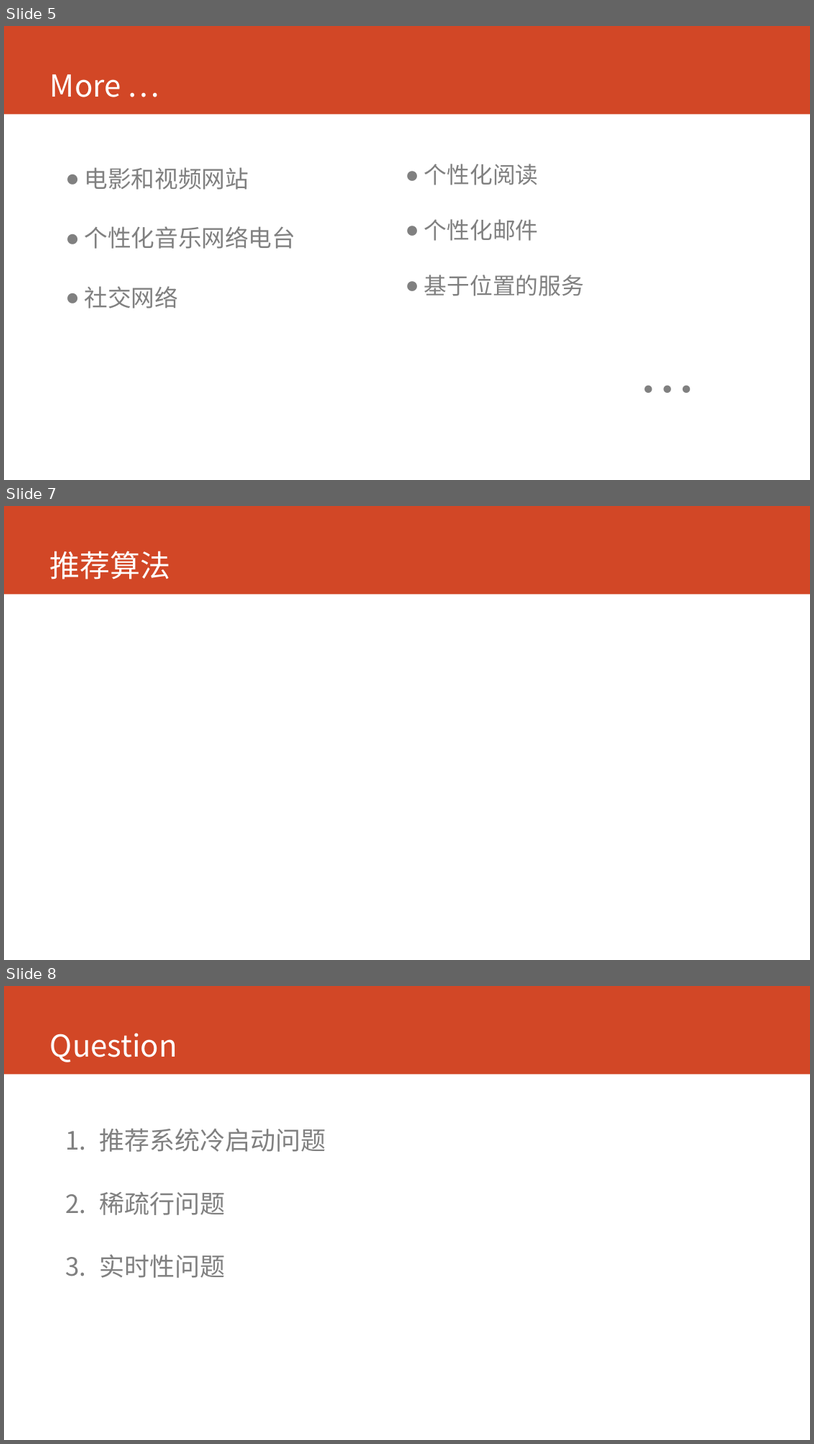
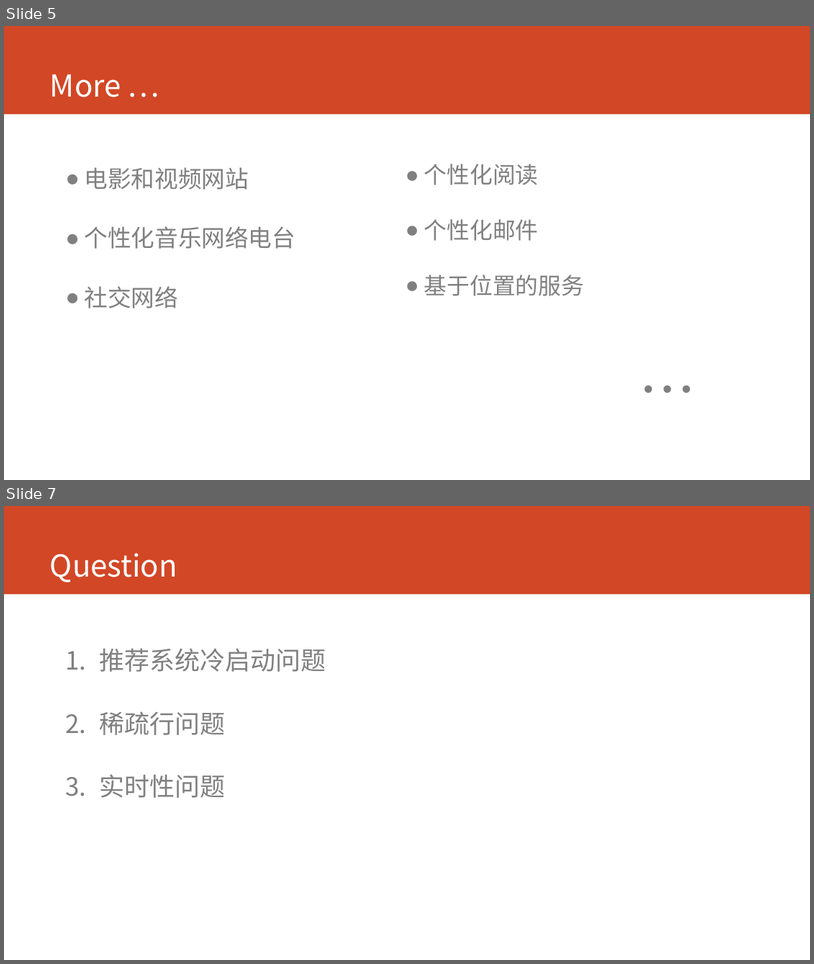
Before and after one commit to gitsoftsun/GraduationThesis, a slide deck: document/开题阶段/picture/团购商品个性化推荐系统的设计.pptx. Shown one above the other, each under a label of ours: slides 5, 7 and 8 before the commit, slides 5 and 7 after it; the slides between them are not shown. The pictures are 814x1444 and 814x964 pixels, drawn with LibreOffice and Linux fonts; fonts in the diff are those of the drawing. Boxes give left, top, right and bottom in pixels: in the first picture for what was removed or moved away, otherwise in the second. Text is boxed around its words. In the diff, an @@ line names an element or a change of style, - is before the commit and + after.

```diff
--- a/document/开题阶段/picture/团购商品个性化推荐系统的设计.pptx
+++ b/document/开题阶段/picture/团购商品个性化推荐系统的设计.pptx
@@ slide 7 removed at bbox=[4, 506, 810, 960], background #FFFFFF; not listed: 1 template element that a slide beside it also shows @@
@@ title removed at bbox=[50, 551, 171, 579] @@
-推荐算法
@@ what was slide 8 is now slide 7 @@
```
Also in this commit, not shown: 1 slide changed, 1 slide added, 1 other slide removed, 3 other files.
